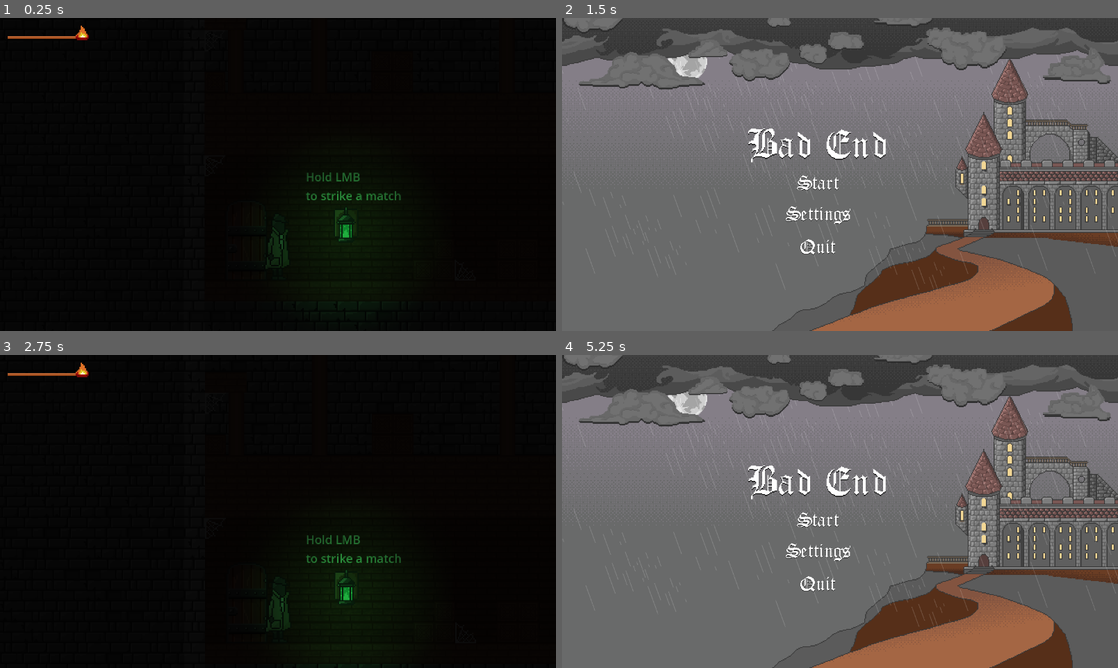
Above: before the commit, frames 1-4 (two rows, left to right).
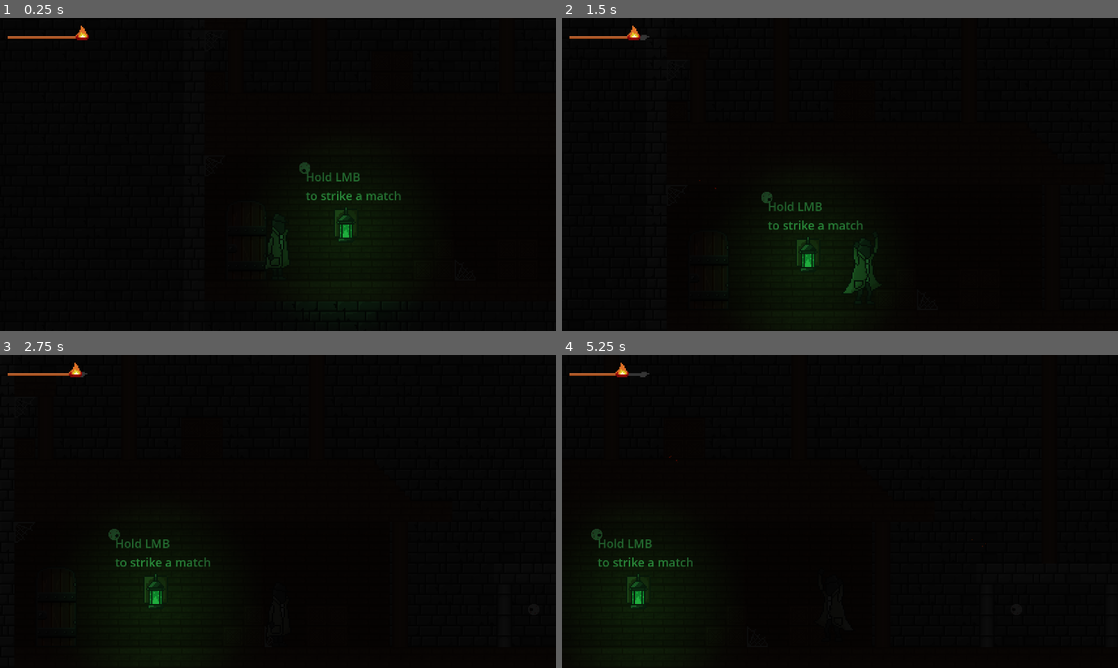
Above: after the commit, the same moments.

Repository: lestercantor/gwj-74---haunted
Game: Godot game, scene res://Level/Level.tscn
Two runs of this game, one before a commit and one after it. Both use one fixed random seed, a clock stepped at 60 frames per second and the inputs below.
Inputs (mouse positions are in pixels of both pictures, inside the frame that each line leads up to):
- Up to frame 1 (0.25 s): no input
- Up to frame 2 (1.5 s): move the mouse to (962, 158) at 0.52 s; press the mouse at (962, 158) at 0.53 s; hold D (move_right) from 0.53 s (still down); tap Space (jump) at 0.77 s; move the mouse to (728, 190) at 1.27 s; release the mouse at (728, 190) at 1.28 s; click (728, 190) at 1.35 s
- Up to frame 3 (2.75 s): tap Space (jump) at 1.52 s; release D (move_right) at 2 s; click (255, 520) at 2.02 s
- Up to frame 4 (5.25 s): move the mouse to (895, 442) at 2.77 s; press the mouse at (895, 442) at 2.78 s; hold A (move_left) 2.78-3.53 s; move the mouse to (812, 574) at 3.52 s; release the mouse at (812, 574) at 3.53 s; hold D (move_right) 3.53-5.03 s; click (812, 574) at 3.6 s; tap Space (jump) at 3.77, 4.52 s; move the mouse to (1006, 558) at 4.27 s; press the mouse at (1006, 558) at 4.28 s; move the mouse to (673, 464) at 5.02 s; release the mouse at (673, 464) at 5.03 s; hold A (move_left) from 5.03 s (still down); click (673, 464) at 5.1 s

The runs differ from the first frame. In frame 1, less than 0.1% of the frame differs, in the area x 53-56%, y 46-50%; in frame 2, 100%, in the area x 0-100%, y 0-100%; in frame 3, 2.6%; in frame 4, 100%.

Commit message:
see desc: (i added some testing stuff to the level you can delete)
- eyes now follow the player wherever the eyes are in the level and follow correctly :eyes:
- eyes can trigger player kill if player gets too close :skull:

Diff:
--- a/Globals/GlobalSignals.gd
+++ b/Globals/GlobalSignals.gd
@@ -1,3 +1,4 @@
 extends Node
 
 signal painting_counter(count: int)
+signal player_position(position: Vector2)
--- a/Level/Exit_Area.tscn
+++ b/Level/Exit_Area.tscn
@@ -3,6 +3,7 @@
 [ext_resource type="Script" path="res://Level/exit_area.gd" id="1_c1ptp"]
 
 [sub_resource type="RectangleShape2D" id="RectangleShape2D_h1ndm"]
+size = Vector2(69, 49)
 
 [node name="ExitArea" type="Area2D"]
 collision_layer = 0
--- a/Level/Level.tscn
+++ b/Level/Level.tscn
@@ -17,6 +17,7 @@
 [ext_resource type="FontFile" uid="uid://c0bmbsccpjaur" path="res://Art Assets/Fonts/BLOODY.TTF" id="12_bwoua"]
 [ext_resource type="Texture2D" uid="uid://dmwpf7hjvn1gc" path="res://Art Assets/Backgrounds/Portcullis.png" id="15_stty6"]
 [ext_resource type="PackedScene" uid="uid://dplht22w37uey" path="res://Level/Exit_Area.tscn" id="17_bl76b"]
+[ext_resource type="PackedScene" uid="uid://c4lowjnv5s7aa" path="res://Paintings/eyes.tscn" id="18_d6rqk"]
 
 [sub_resource type="StyleBoxTexture" id="StyleBoxTexture_k111t"]
 content_margin_bottom = 16.0
@@ -356,6 +357,11 @@
 position = Vector2(2293, 970)
 
 [node name="CollisionShape2D" parent="ExitArea" index="0"]
-position = Vector2(-2720, 8)
+position = Vector2(-2215, -10)
+
+[node name="Eyes" parent="ExitArea/CollisionShape2D" index="0" instance=ExtResource("18_d6rqk")]
+
+[node name="Eyes" parent="." instance=ExtResource("18_d6rqk")]
+position = Vector2(-565, 845)
 
 [editable path="ExitArea"]
--- /dev/null
+++ b/Paintings/eye.gd
@@ -0,0 +1,18 @@
+extends Sprite2D
+
+@onready var pupil: Sprite2D = $Pupil
+
+@export var max_distance = 4.5
+var player_position: Vector2 = Vector2.ZERO
+
+func _ready() -> void:
+	GlobalSignals.player_position.connect(track_player)
+
+func _process(_delta: float) -> void:
+	var direction = global_position.direction_to(player_position)
+	var distance = player_position.length()
+
+	pupil.position = direction * min(distance, max_distance)
+
+func track_player(player_pos: Vector2):
+	player_position = player_pos
--- /dev/null
+++ b/Paintings/eyes.tscn
@@ -0,0 +1,24 @@
+[gd_scene load_steps=5 format=3 uid="uid://c4lowjnv5s7aa"]
+
+[ext_resource type="Texture2D" uid="uid://bbqy2uy1iksg6" path="res://Art Assets/Paintings/EyesWhite.png" id="1_si0i1"]
+[ext_resource type="Script" path="res://Paintings/eye.gd" id="2_nhh4i"]
+[ext_resource type="Texture2D" uid="uid://cbvtxe1o7pkaa" path="res://Art Assets/Paintings/EyePupil.png" id="3_pybti"]
+
+[sub_resource type="CircleShape2D" id="CircleShape2D_6tio4"]
+radius = 51.0
+
+[node name="Eyes" type="Node2D"]
+
+[node name="SightArea" type="Area2D" parent="."]
+collision_layer = 4
+collision_mask = 0
+
+[node name="CollisionShape2D" type="CollisionShape2D" parent="SightArea"]
+shape = SubResource("CircleShape2D_6tio4")
+
+[node name="Eye" type="Sprite2D" parent="."]
+texture = ExtResource("1_si0i1")
+script = ExtResource("2_nhh4i")
+
+[node name="Pupil" type="Sprite2D" parent="Eye"]
+texture = ExtResource("3_pybti")
--- a/Player/player.gd
+++ b/Player/player.gd
@@ -13,6 +13,7 @@
 func _ready() -> void:
 	# Connect to signal from Area2D node when player death area has overlapped with the enemy
 	death_area_2d.body_entered.connect(enemy_collision)
+	death_area_2d.area_entered.connect(death_collision)
 	Input.set_custom_mouse_cursor(cursor)
 	Input.warp_mouse(global_position)
 
@@ -34,12 +35,16 @@
 
 	move_and_slide()
 	handle_movement_animation(direction)
+	GlobalSignals.player_position.emit(global_position)
 
 # Call function when player has collided with enemy
 func enemy_collision(enemy: Enemy) -> void:
 	if not enemy is Enemy: return
-	print("player got killed by enemy")
+	player_death()
 
+# Call function when player is within range of death area
+func death_collision(death_area: Area2D) -> void:
+	player_death()
 
 func handle_movement_animation(direction) -> void:
 		if !velocity.x:
@@ -50,6 +55,8 @@
 		if !is_on_floor():
 			animated_Sprite.play("Jump")
 
-
 func toggle_flip_sprite(direction) -> void:
 	animated_Sprite.flip_h = direction < 0
+
+func player_death() -> void:
+	print("player died")
Not shown: 1 places in Level/Level.tscn that only renumber resources
